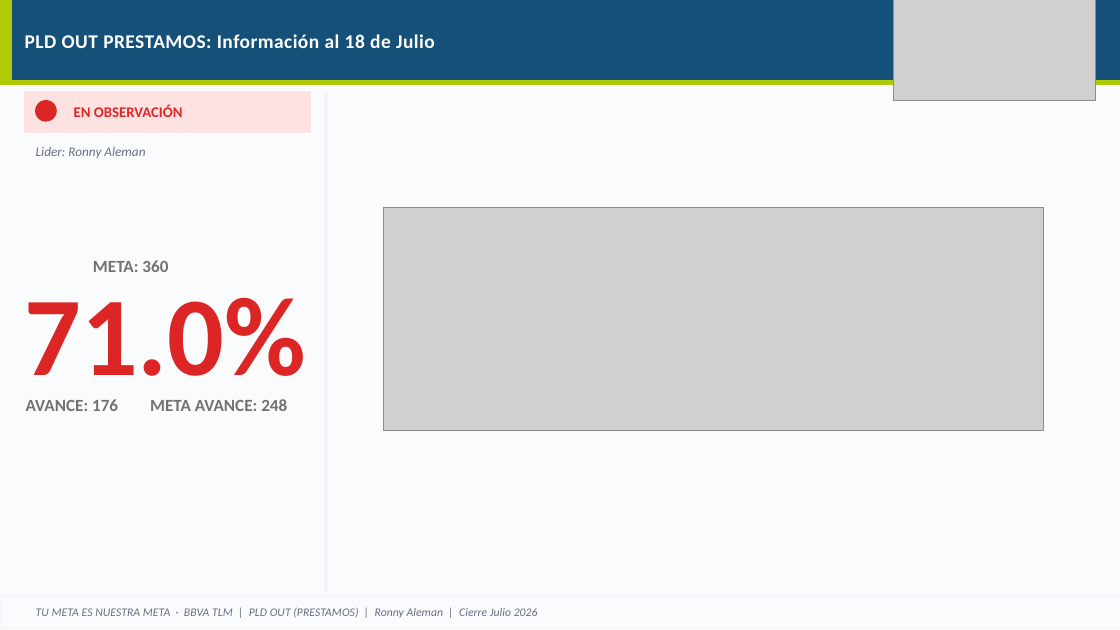
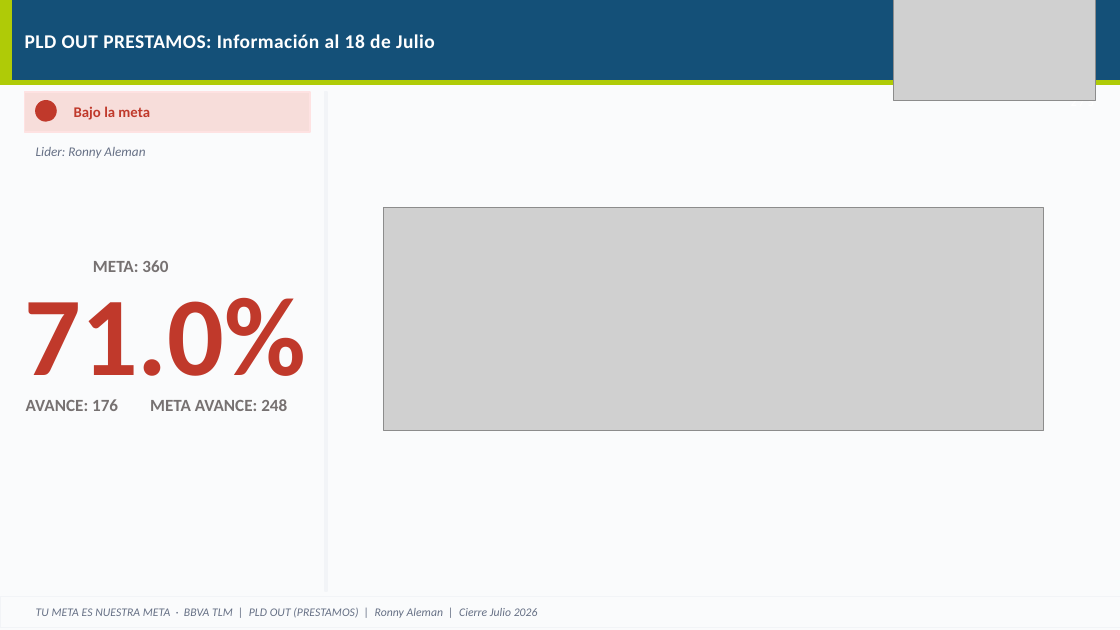
Before and after one commit to piere0405/streamlit_app, a slide deck: slide 26 of plantilla_campanias.pptx (slide 18 before the commit). Drawn at 1120x630 pixels with LibreOffice and Linux fonts; fonts in the diff are those of the drawing; grey boxes stand for pictures. Boxes give left, top, right and bottom in pixels: in the first picture for what was removed or moved away, otherwise in the second. Text is boxed around its words. In the diff, an @@ line names an element or a change of style, - is before the commit and + after.

```diff
--- a/plantilla_campanias.pptx
+++ b/plantilla_campanias.pptx
@@ rectangle at <box>25,92,310,132</box>: fill #FEE2E2 to #F7DDDA @@
@@ ellipse at <box>36,101,56,121</box>: fill #DC2626 to #C0392B; outline #DC2626 1 pt to #C0392B 1 pt @@
@@ text at <box>74,106,150,120</box>: text changed; text colour #DC2626 to #C0392B @@
-EN OBSERVACIÓN
+Bajo la meta
@@ text "71.0%" at <box>25,297,307,402</box>: text colour #DC2626 to #C0392B @@
```
Also in this commit, not shown: 17 other slides changed, 8 slides added, 5 other files.
